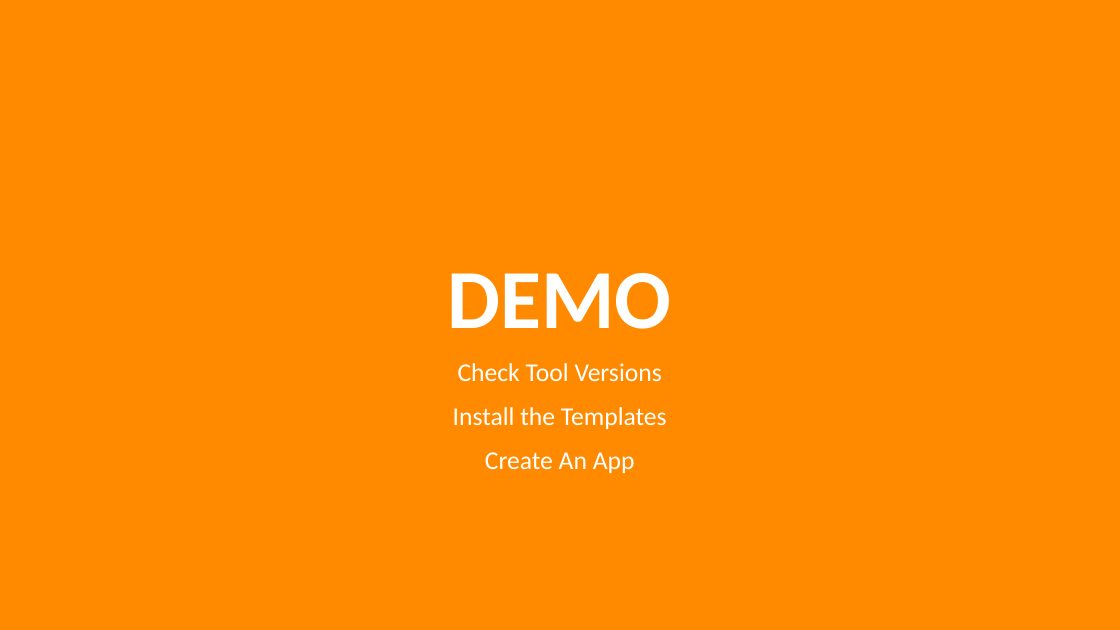
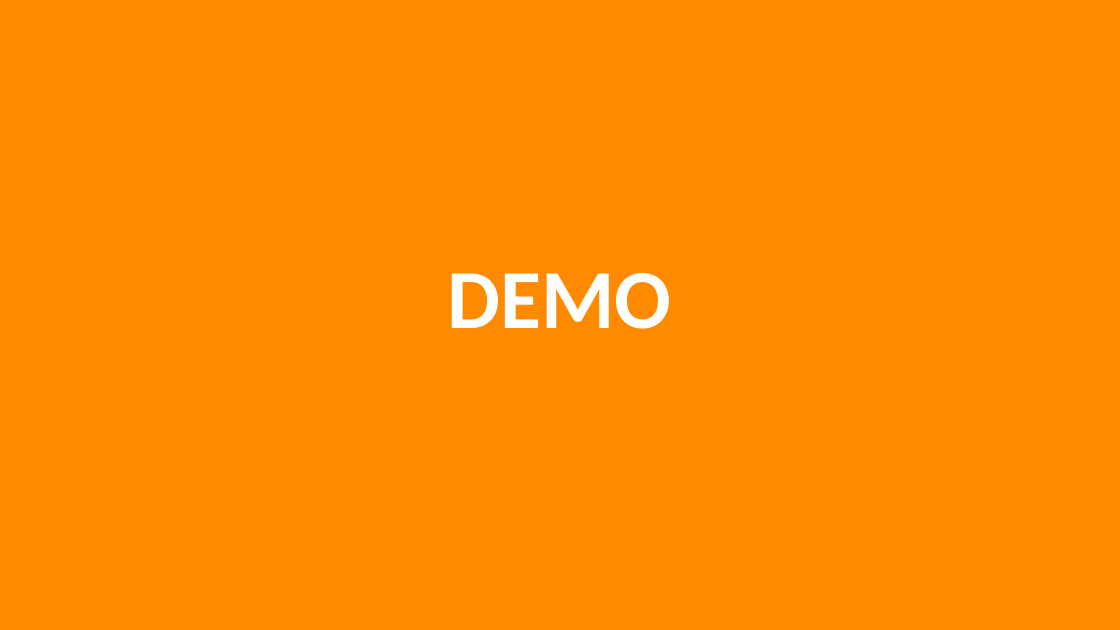
Before and after one commit to CRANK211/vs17-ng2-dnc, a slide deck: slide 10 of Using VS 2017 to build Angular 2.x web apps V2.pptx. Drawn at 1120x630 pixels with LibreOffice and Linux fonts; fonts in the diff are those of the drawing. Boxes give left, top, right and bottom in pixels: in the first picture for what was removed or moved away, otherwise in the second. Text is boxed around its words. In the diff, an @@ line names an element or a change of style, - is before the commit and + after.

```diff
--- a/Using VS 2017 to build Angular 2.x web apps V2.pptx
+++ b/Using VS 2017 to build Angular 2.x web apps V2.pptx
@@ subtitle removed at <box>453,363,667,473</box> @@
-Check Tool Versions
-Install the Templates
-Create An App
```
Also in this commit, not shown: 33 other slides changed, 3 slides added, 3 slides removed, 20 other files.
